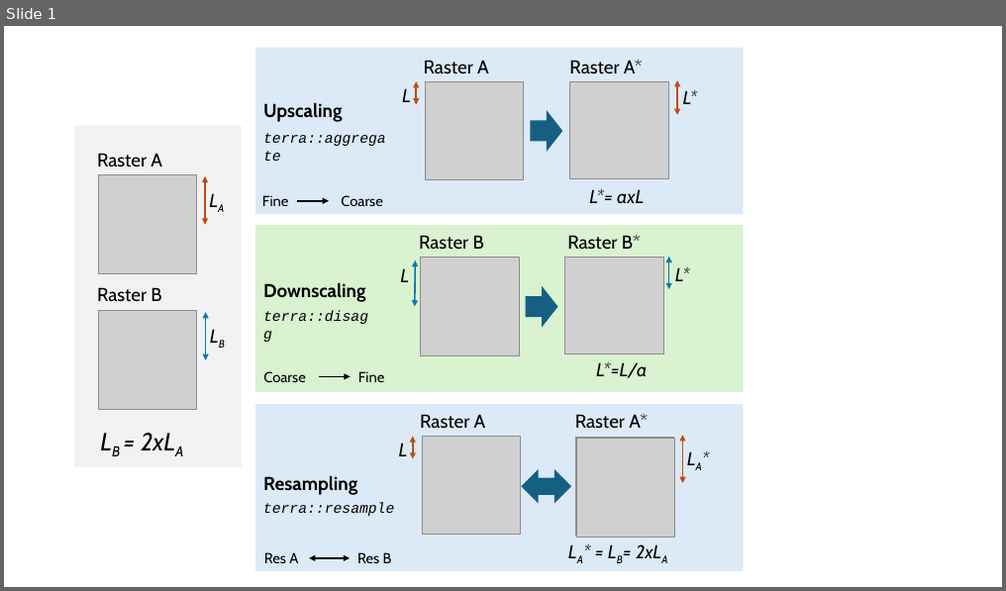
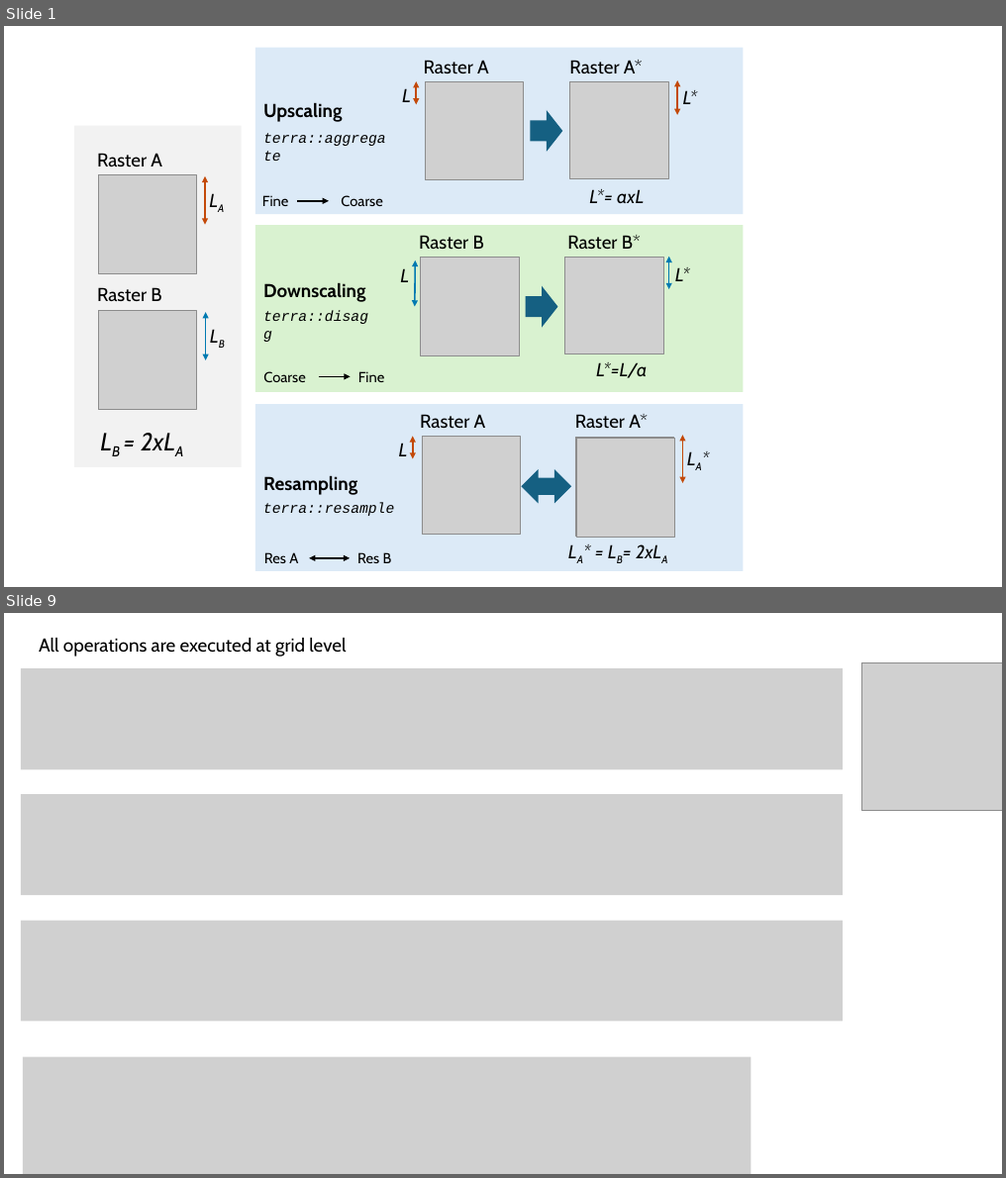
Before and after one commit to Vinit-Sehgal/AGRO4092, a slide deck: plots.pptx. Shown one above the other, each under a label of ours: slide 1 before the commit, slides 1 and 9 after it; the slides between them are not shown. The pictures are 1006x591 and 1006x1178 pixels, drawn with LibreOffice and Linux fonts; fonts in the diff are those of the drawing; grey boxes stand for pictures. Boxes give left, top, right and bottom in pixels: in the first picture for what was removed or moved away, otherwise in the second. Text is boxed around its words. In the diff, an @@ line names an element or a change of style, - is before the commit and + after.

```diff
--- a/plots.pptx
+++ b/plots.pptx
@@ slide 9 added at (4, 613, 1002, 1174), background #FFFFFF @@
@@ text added at (39, 637, 346, 657), 18 pt, text #000000 @@
+All operations are executed at grid level
@@ picture added at (21, 668, 843, 769) @@
@@ picture added at (862, 663, 1002, 811) @@
@@ picture added at (21, 794, 843, 895) @@
@@ picture added at (21, 921, 843, 1022) @@
@@ picture added at (23, 1057, 751, 1174) @@
```
Also in this commit, not shown: 8 other slides added, 57 other files.
